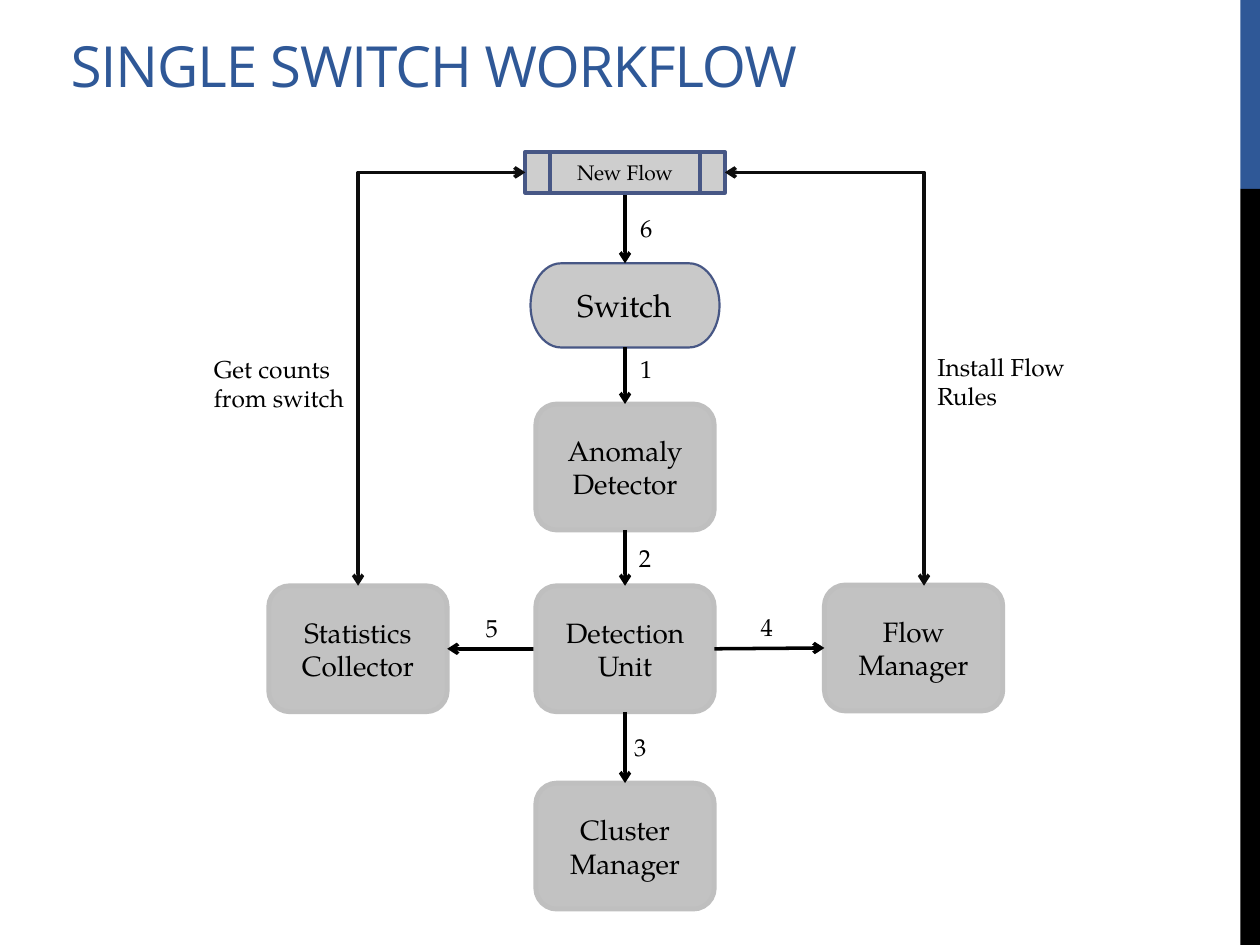
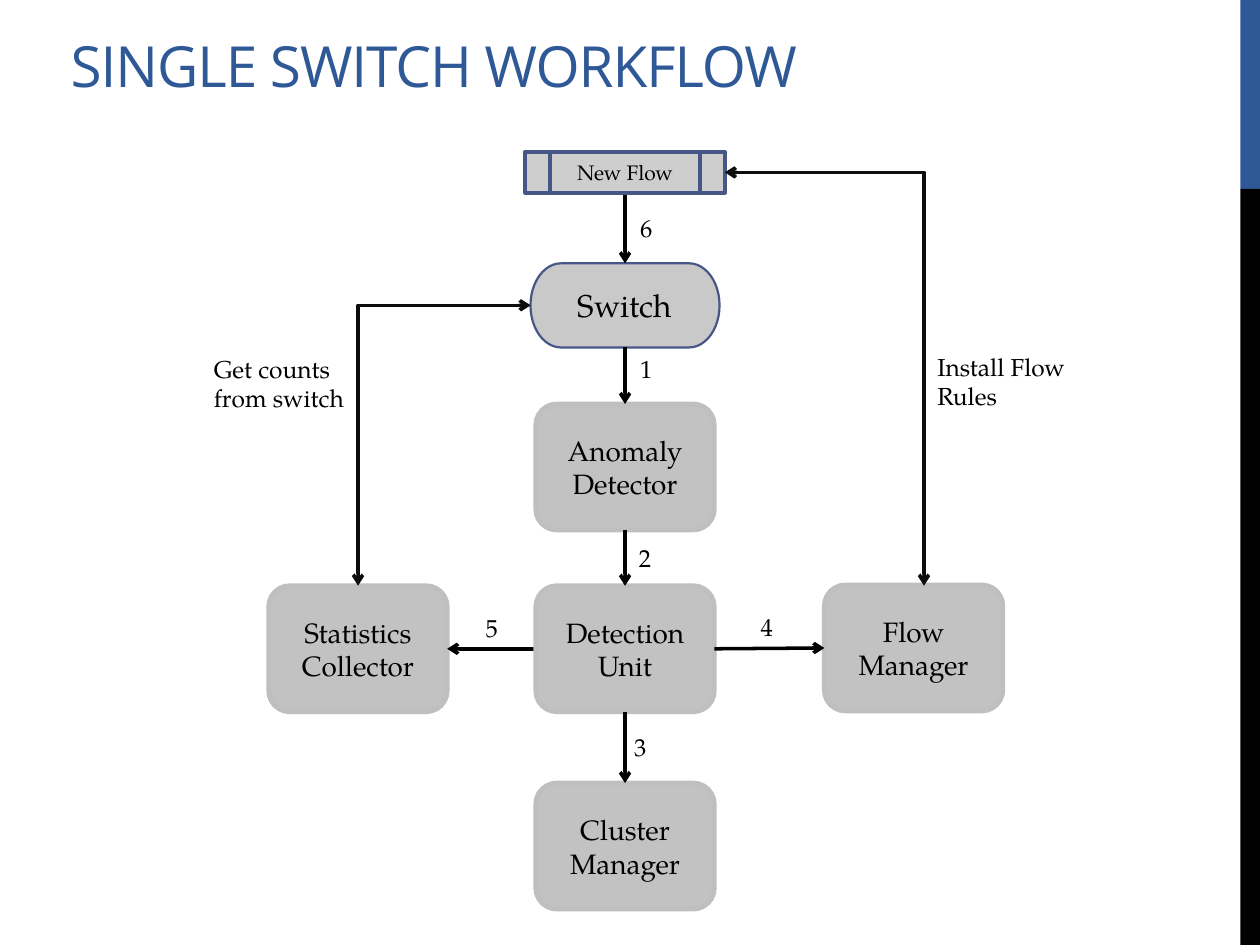
Before and after one commit to bornogit/Floodlight-AD, a slide deck: slide 11 of Slides/740- Anomaly Detector for Floodlight .pptx. Drawn at 1260x945 pixels with LibreOffice and Linux fonts; fonts in the diff are those of the drawing. Boxes give left, top, right and bottom in pixels: in the first picture for what was removed or moved away, otherwise in the second. Text is boxed around its words. In the diff, an @@ line names an element or a change of style, - is before the commit and + after.

```diff
--- a/Slides/740- Anomaly Detector for Floodlight .pptx
+++ b/Slides/740- Anomaly Detector for Floodlight .pptx
@@ elbow double arrow moved from (358, 586) - (525, 173) to (358, 586) - (530, 305) @@
```
Also in this commit, not shown: 1 other slide changed, 3 other files.
